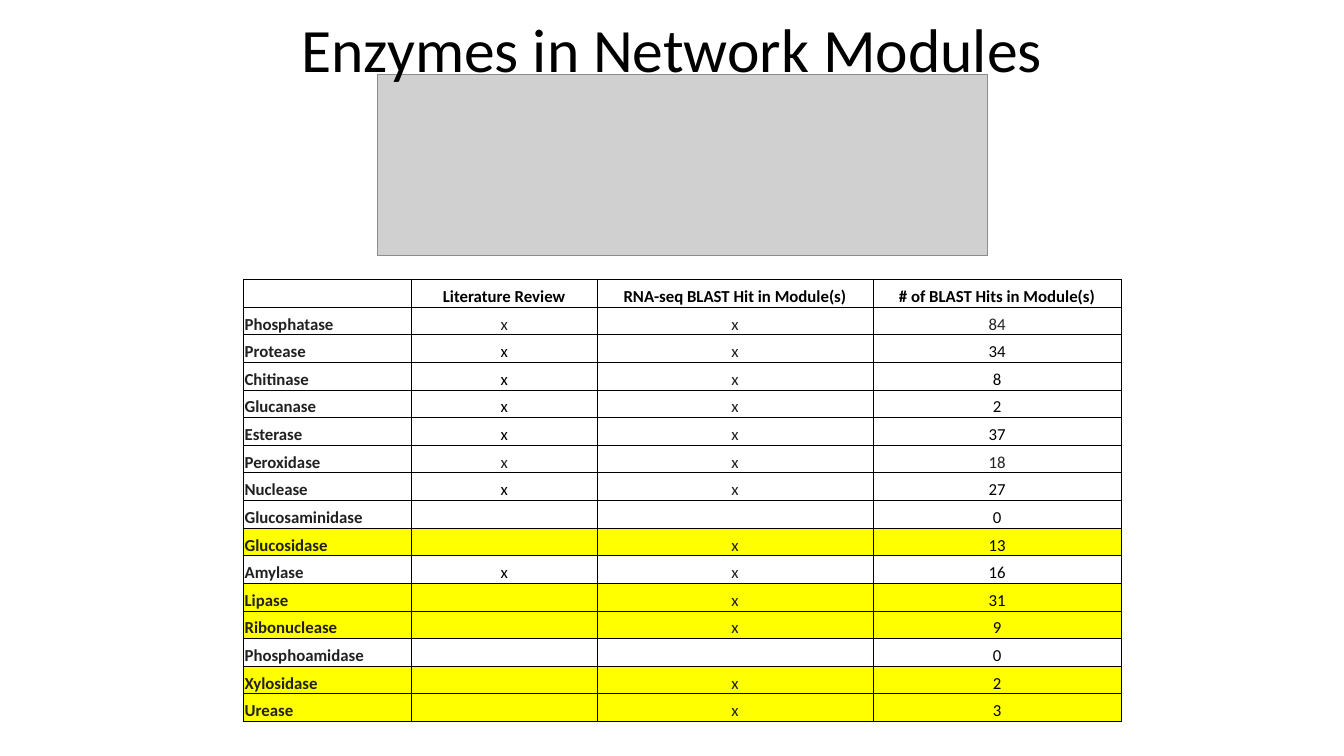
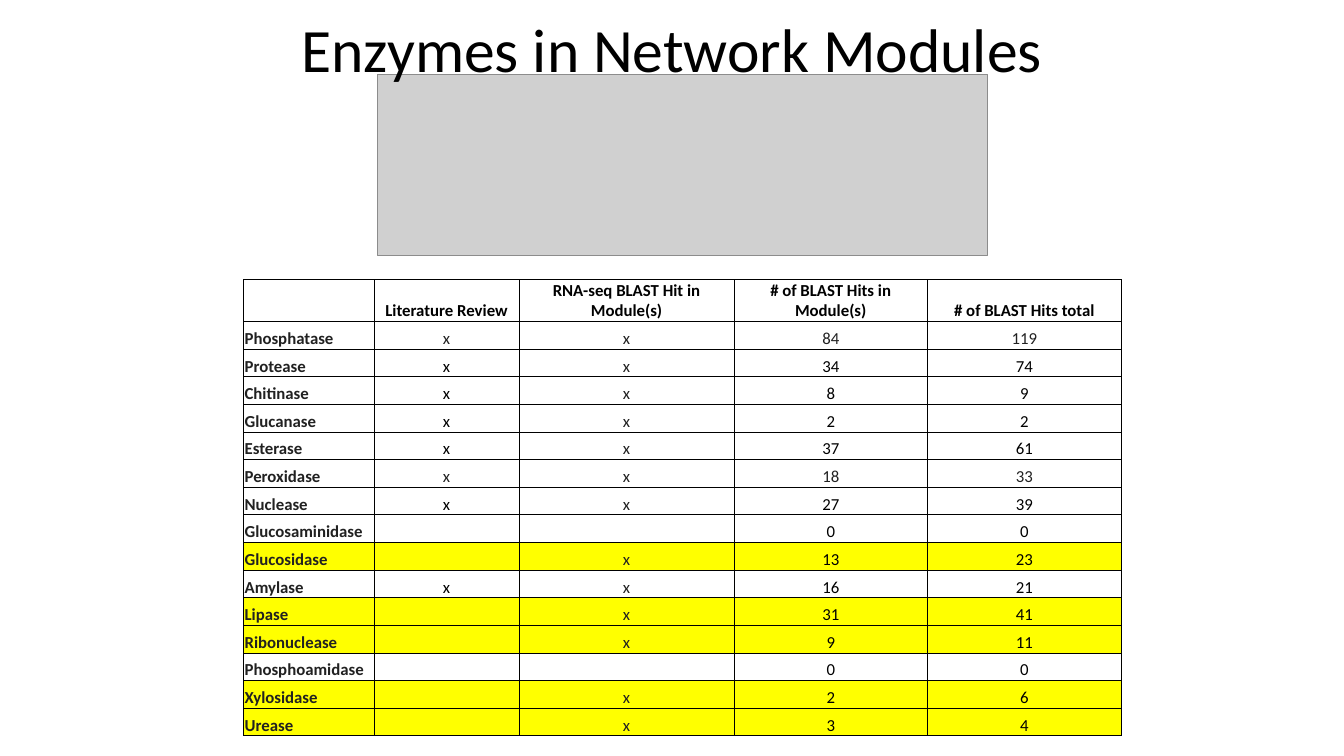
Before and after one commit to mellamosummer/2022VenusFlyTrap, a slide deck: slide 2 of Cleaned_Workflow/Results/GeneCoexpressionAnalysis/PowerpointSlides/EnzymesInModulesVsLiterature.pptx. Drawn at 1344x756 pixels with LibreOffice and Linux fonts; fonts in the diff are those of the drawing; grey boxes stand for pictures. Boxes give left, top, right and bottom in pixels: in the first picture for what was removed or moved away, otherwise in the second. Text is boxed around its words. In the diff, an @@ line names an element or a change of style, - is before the commit and + after.

Commit message:
updated ppt

```diff
--- a/Cleaned_Workflow/Results/GeneCoexpressionAnalysis/PowerpointSlides/EnzymesInModulesVsLiterature.pptx
+++ b/Cleaned_Workflow/Results/GeneCoexpressionAnalysis/PowerpointSlides/EnzymesInModulesVsLiterature.pptx
@@ table at [244,279,1121,735] @@
+column 5: # of BLAST Hits total | 119 | 74 | 9 | 2 | 61 | 33 | 39 | 0 | 23 | 21 | 41 | 11 | 0 | 6 | 4
```
Also in this commit, not shown: 3 other files.
